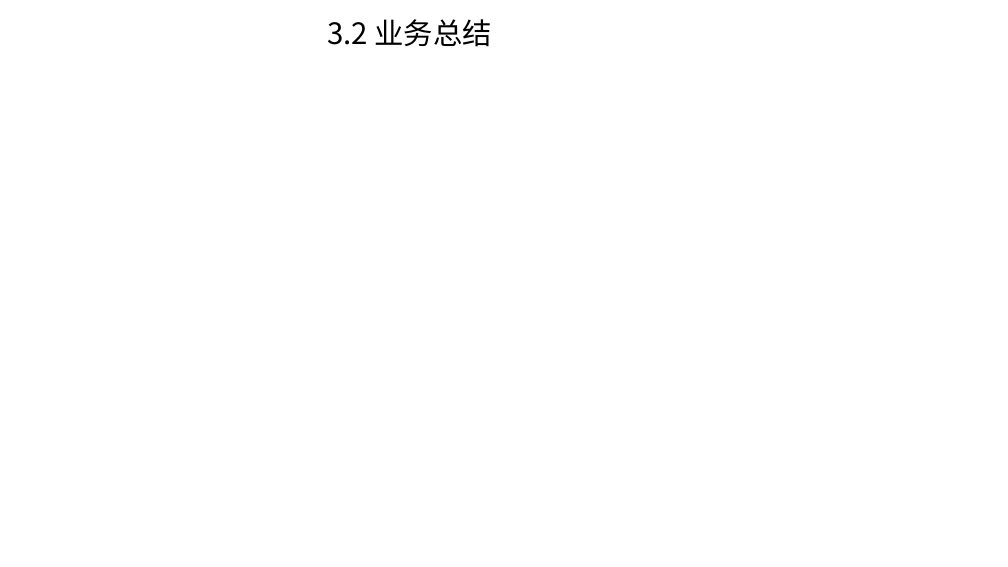
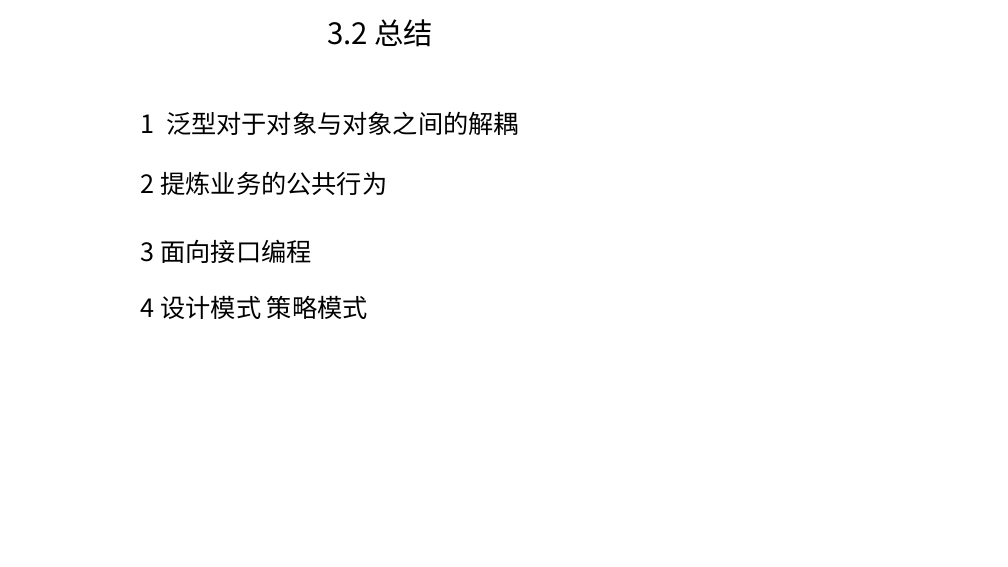
Before and after one commit to roet80736/JAVADesignMode, a slide deck: slide 15 of JAVA设计模式初级入门.pptx. Drawn at 1008x567 pixels with LibreOffice and Linux fonts; fonts in the diff are those of the drawing; background and template pictures are left out. Boxes give left, top, right and bottom in pixels: in the first picture for what was removed or moved away, otherwise in the second. Text is boxed around its words. In the diff, an @@ line names an element or a change of style, - is before the commit and + after.

```diff
--- a/JAVA设计模式初级入门.pptx
+++ b/JAVA设计模式初级入门.pptx
@@ text at box(327, 19, 434, 47): text changed @@
-3.2 业务总结
+3.2 总结
@@ text added at box(141, 111, 519, 135), 24 pt, text #000000 @@
+1 泛型对于对象与对象之间的解耦
@@ text added at box(141, 171, 388, 195), 24 pt, text #000000 @@
+2 提炼业务的公共行为
@@ text added at box(141, 239, 312, 263), 24 pt, text #000000 @@
+3 面向接口编程
@@ text added at box(141, 295, 368, 319), 24 pt, text #000000 @@
+4 设计模式 策略模式
```
Also in this commit, not shown: 3 slides removed.
